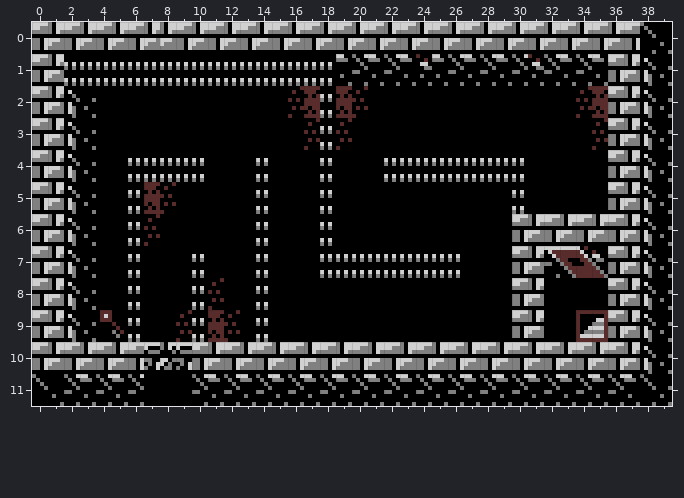
Two versions of a level (Tiled map, dungeoneer/art/tiled/level3_map.map.tmx). That is the earlier state.
Cells are 4x8 px. Shown: x 0..39, y 0..11.
New version:
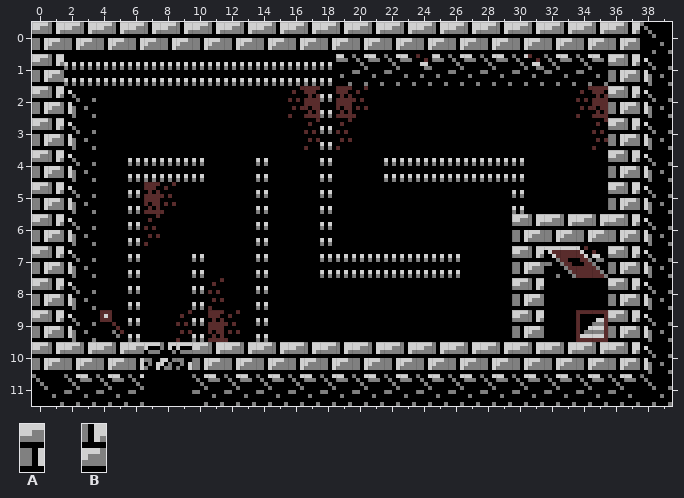
Key: from "game_tileset": A 16, B 17.
_ is an empty cell.
What changed:
Layer "Tile Layer 1":
Tile A replaces tile B in row 0 at x 8, 10, 12, 14, 16, 18, 20, 22, 24, 26, 28, 30, 32, 34 and 36.
Tile B replaces tile A in row 0 at x 9, 11, 13, 15, 17, 19, 21, 23, 25, 27, 29, 31, 33, 35 and 37.
